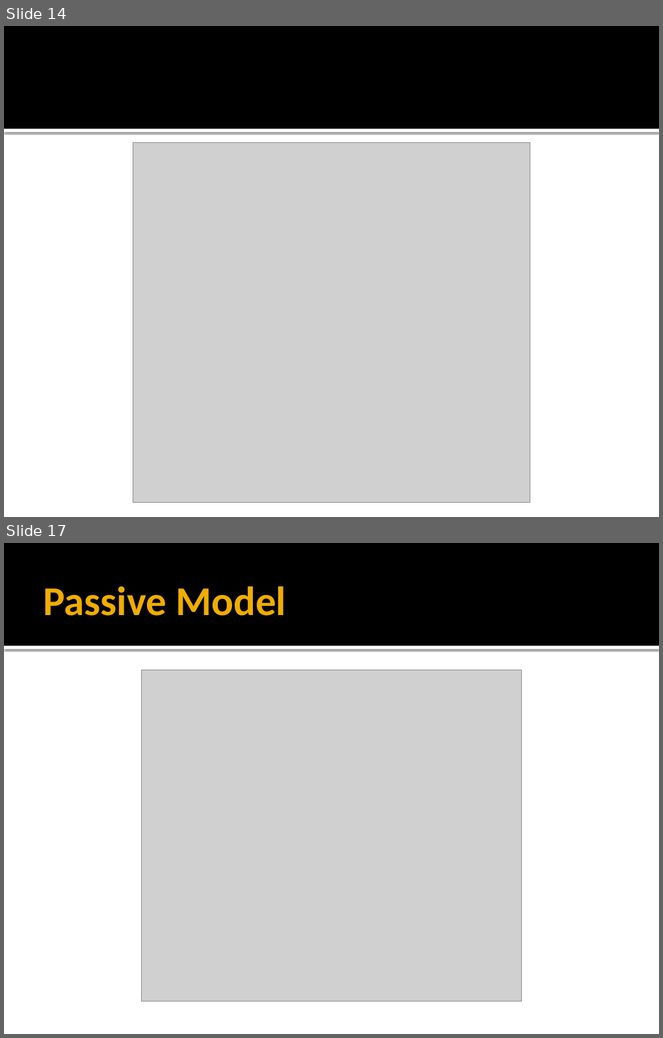
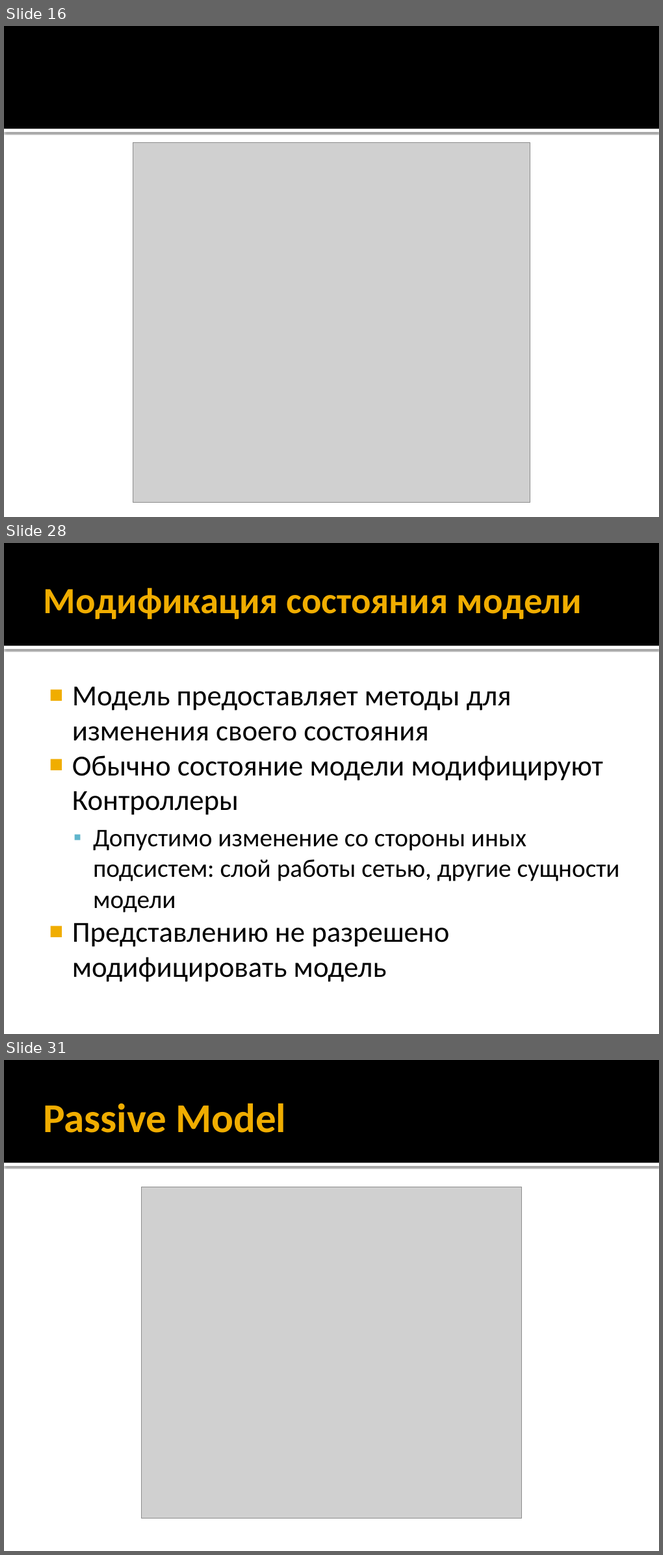
Before and after one commit to iv-sergius/ood, a slide deck: lectures/16.mvxx/mvxx.pptx. Shown one above the other, each under a label of ours: slides 14 and 17 before the commit, slides 16, 28 and 31 after it; the slides between them are not shown. The pictures are 663x1038 and 663x1555 pixels, drawn with LibreOffice and Linux fonts; fonts in the diff are those of the drawing; grey boxes stand for pictures. Boxes give left, top, right and bottom in pixels: in the first picture for what was removed or moved away, otherwise in the second. Text is boxed around its words. In the diff, an @@ line names an element or a change of style, - is before the commit and + after.

```diff
--- a/lectures/16.mvxx/mvxx.pptx
+++ b/lectures/16.mvxx/mvxx.pptx
@@ slide 28 added at box(4, 543, 659, 1034), background #FFFFFF; not listed: 2 template elements that a slide beside it also shows @@
@@ title added at box(43, 588, 582, 619), 40.5 pt, text #F0AD00, bold @@
+Модификация состояния модели
@@ text added at box(72, 687, 620, 982), 32 pt, text #000000 @@
+■ Модель предоставляет методы для изменения своего состояния
+■ Обычно состояние модели модифицируют Контроллеры
+  ▪ Допустимо изменение со стороны иных подсистем: слой работы сетью, другие сущности модели
+■ Представлению не разрешено модифицировать модель
@@ what was slide 14 is now slide 16 @@
@@ what was slide 17 is now slide 31 @@
```
Also in this commit, not shown: 5 slides changed, 23 other slides added, 3 slides removed, 3 other files.
